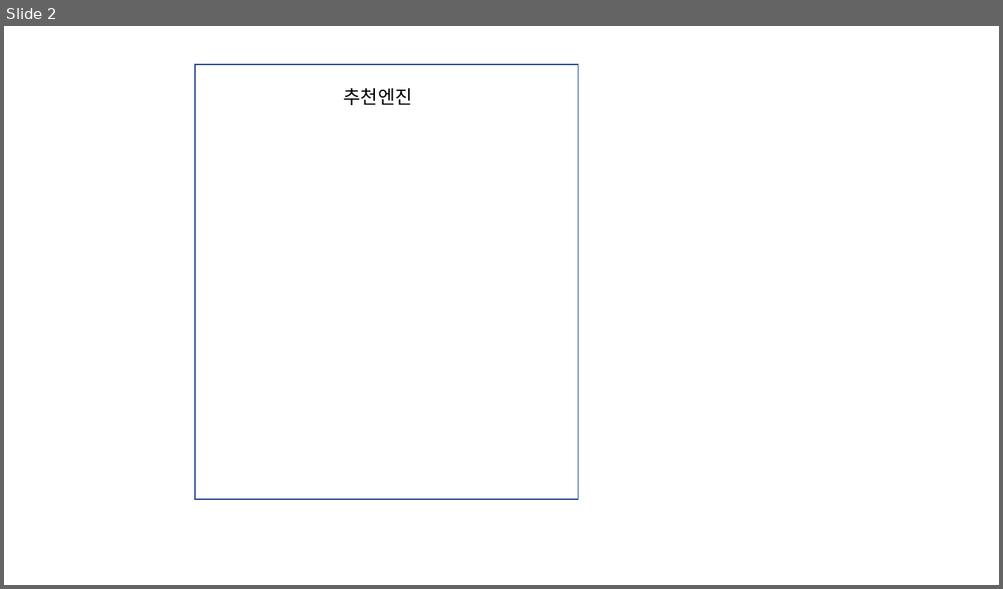
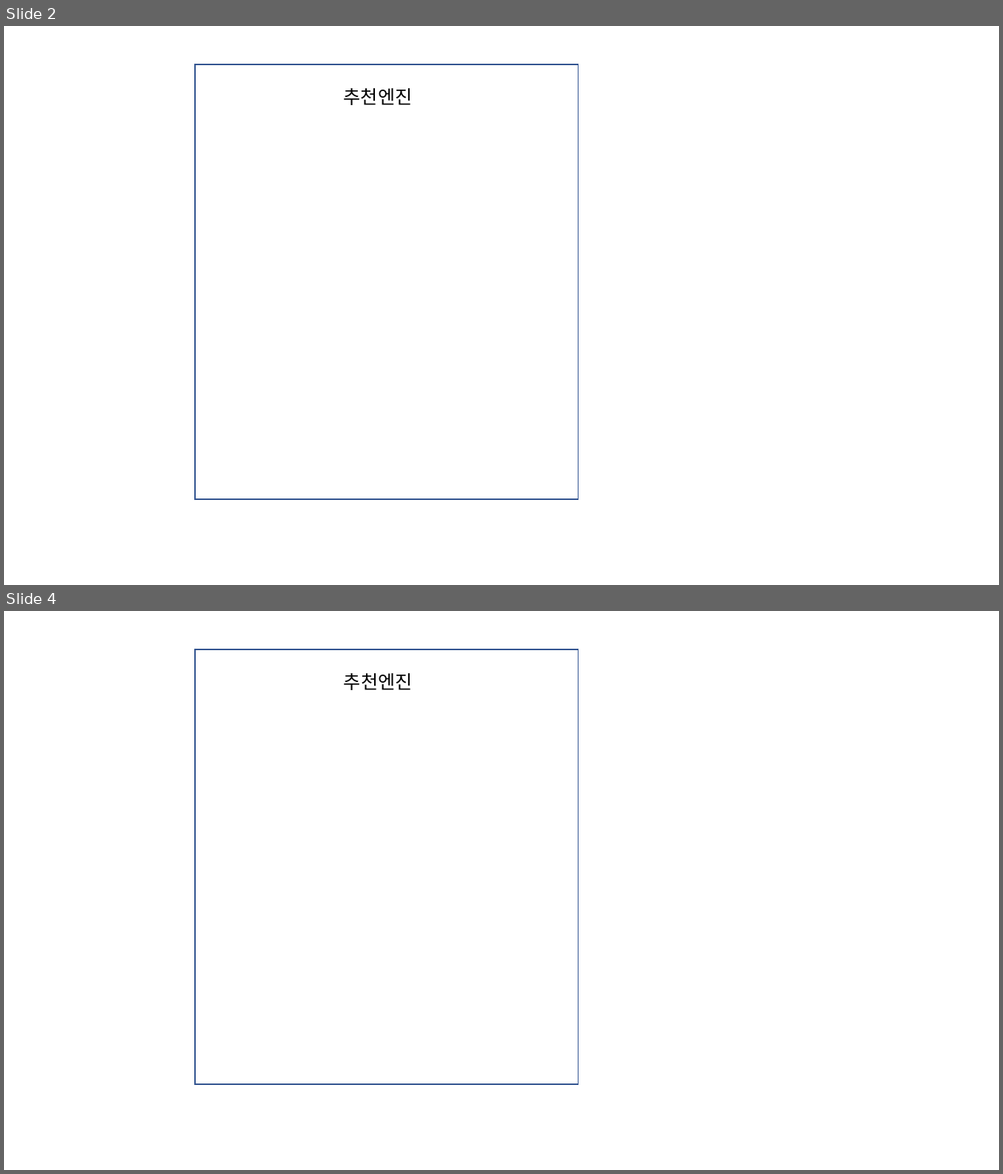
Before and after one commit to Hiddle00/project2_weather, a slide deck: 최종발표/아키텍처 예시.pptx. Shown one above the other, each under a label of ours: slide 2 before the commit, slides 2 and 4 after it; the slides between them are not shown. The pictures are 1003x589 and 1003x1174 pixels, drawn with LibreOffice and Linux fonts; fonts in the diff are those of the drawing. Boxes give left, top, right and bottom in pixels: in the first picture for what was removed or moved away, otherwise in the second. Text is boxed around its words. In the diff, an @@ line names an element or a change of style, - is before the commit and + after.

```diff
--- a/최종발표/아키텍처 예시.pptx
+++ b/최종발표/아키텍처 예시.pptx
@@ slide 4 added at (4,611,999,1170), background #FFFFFF @@
@@ rectangle added at (195,649,578,1085), outline #325491 1 pt @@
@@ text added at (344,673,412,690), 18 pt, text #000000 @@
+추천엔진
```
Also in this commit, not shown: 1 other slide added, 2 other files.
